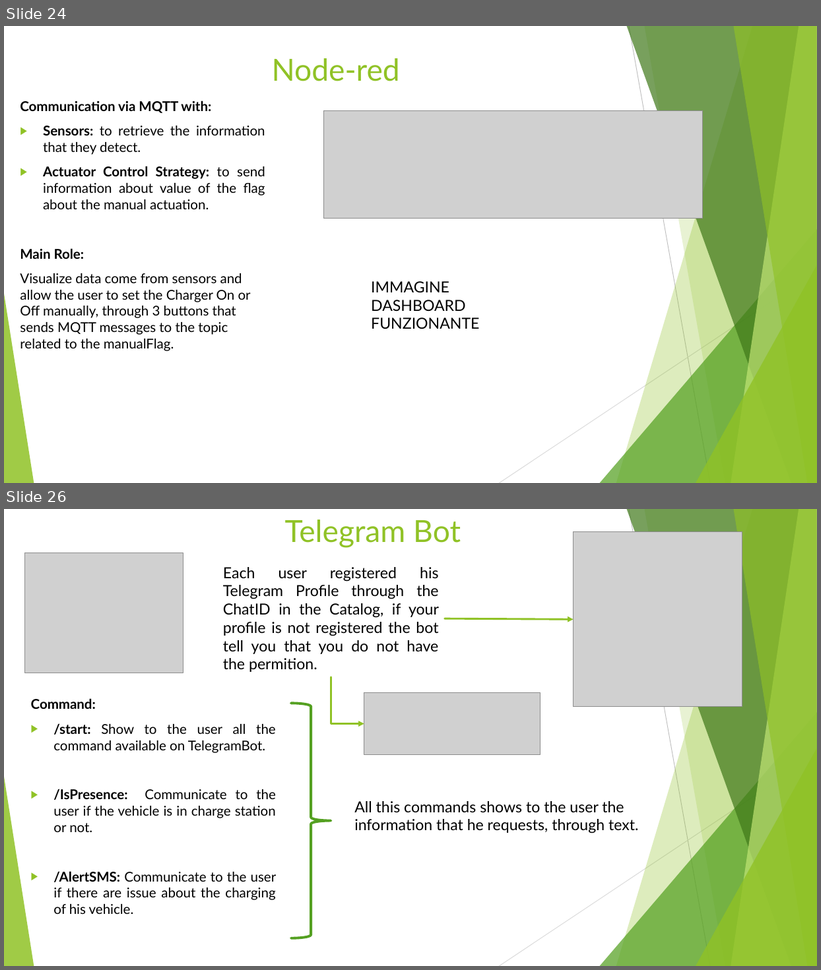
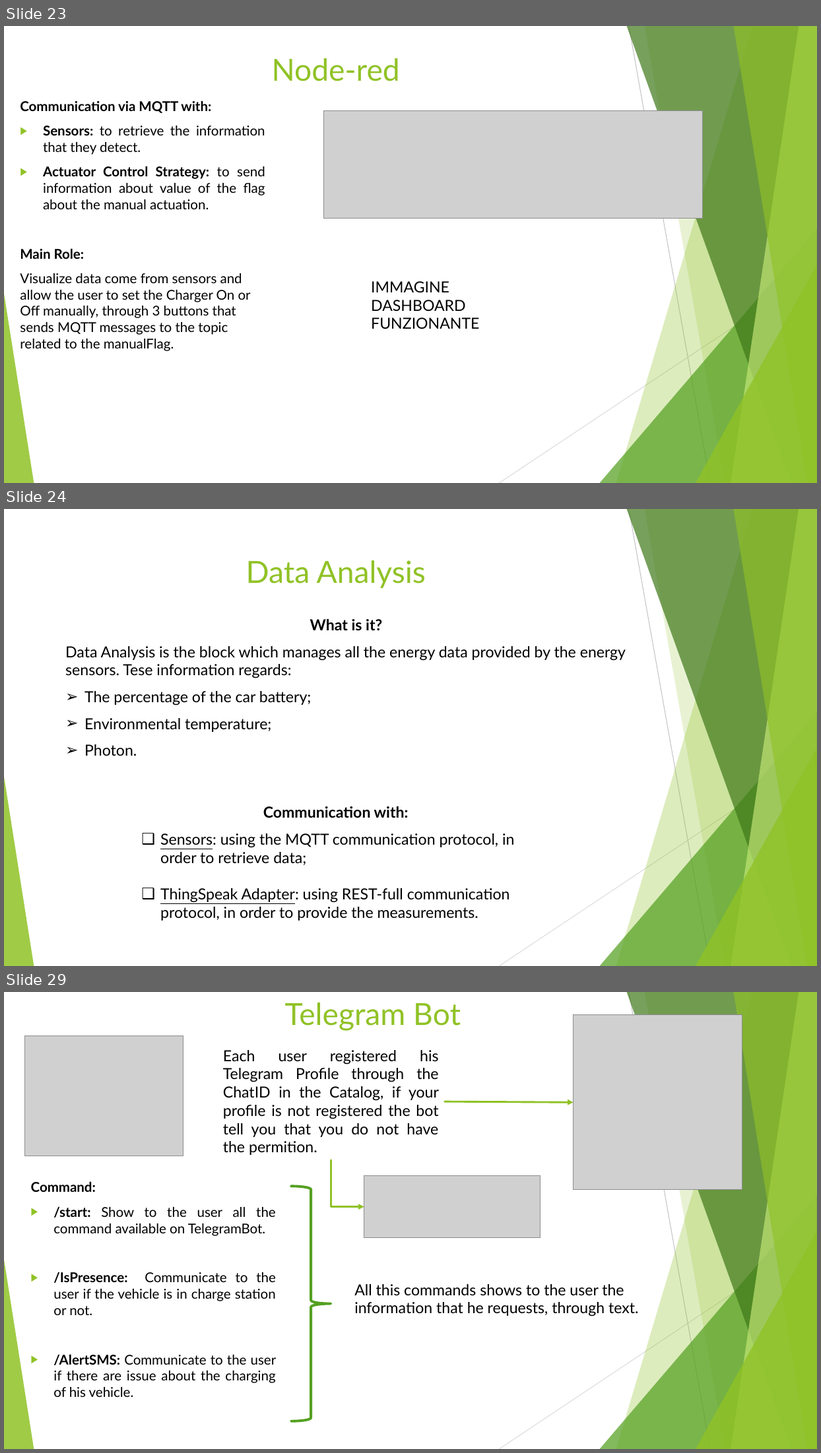
Before and after one commit to annageraci/Battery_Charger_Smart, a slide deck: Materiale Extra/Presentazione del progetto.pptx. Shown one above the other, each under a label of ours: slides 24 and 26 before the commit, slides 23, 24 and 29 after it; the slides between them are not shown. The pictures are 821x970 and 821x1453 pixels, drawn with LibreOffice and Linux fonts; fonts in the diff are those of the drawing; grey boxes stand for pictures. Boxes give left, top, right and bottom in pixels: in the first picture for what was removed or moved away, otherwise in the second. Text is boxed around its words. In the diff, an @@ line names an element or a change of style, - is before the commit and + after.

```diff
--- a/Materiale Extra/Presentazione del progetto.pptx
+++ b/Materiale Extra/Presentazione del progetto.pptx
@@ slide 24 added at (x1=4, y1=509, x2=817, y2=966), background #FFFFFF; not listed: 10 template elements that a slide beside it also shows @@
@@ title added at (x1=246, y1=560, x2=426, y2=588), 36 pt, text #90C226 @@
+Data Analysis
@@ text added at (x1=65, y1=619, x2=626, y2=756), 18 pt, text #000000 @@
+What is it?
+Data Analysis is the block which manages all the energy data provided by the energy sensors. Tese information regards:
+➢ The percentage of the car battery;
+➢ Environmental temperature;
+➢ Photon.
@@ text added at (x1=160, y1=806, x2=514, y2=921), 18 pt, text #000000 @@
+Communication with:
+❑ Sensors: using the MQTT communication protocol, in order to retrieve data;
+❑ ThingSpeak Adapter: using REST-full communication protocol, in order to provide the measurements.
@@ what was slide 24 is now slide 23 @@
@@ what was slide 26 is now slide 29 @@
```
Also in this commit, not shown: 1 slide changed, 4 other slides added, 2 slides removed, 34 other files.
